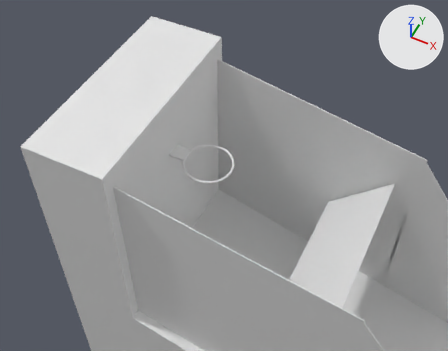
The COLLADA model games/basketball_shooting/assets/basketball_shooting_machine.dae as it was, and as the next commit left it.
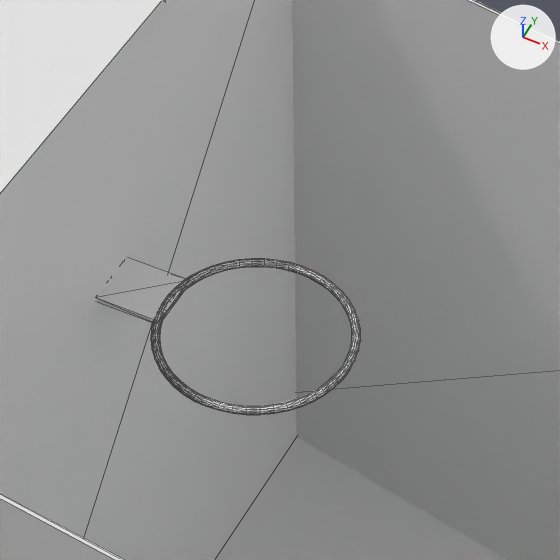
Old and new are each drawn from a 50 mm camera at (-0.054, -3.356, 7.725) aimed at (-1.725, -0.013, 3.547) and again close up on the part from 32% to 63% of the width and 23% to 63% of the height. Lighting does not change. The marker at upper right points along +X, +Y and +Z. The close-ups show mesh edges as thin lines. Where no turn or scale is listed for an object, it has been applied to the vertices.
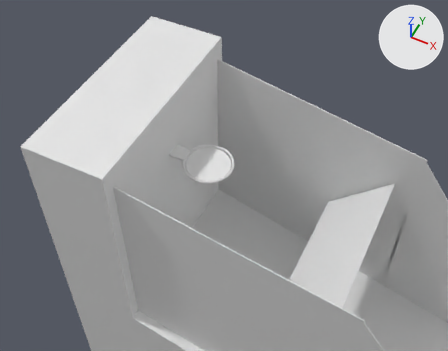
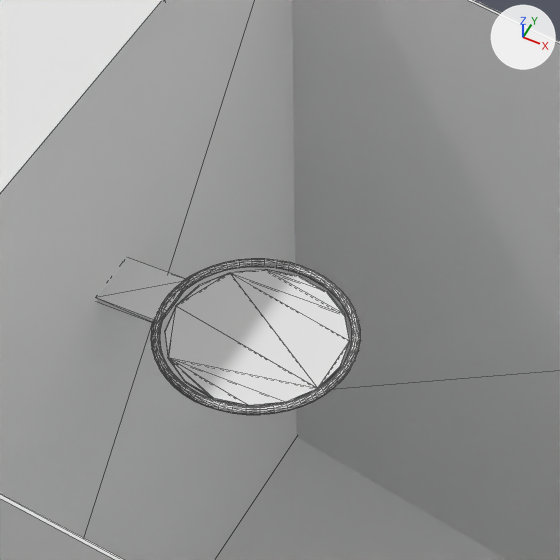
What the commit changed:
Mesh me_circle is new.
It is a 16-sided cylinder along z spanning x -0.207..0.207, y -0.207..0.207, z 0.0..0.004.
Object 'trigger_score_area' (ob_trigger_score_area) is new; it shows me_circle.
Its location is (-1.883, -0.006, 3.613).

Boxes [x1, y1, x2, y2] around the edits, measured in the close-ups (560 x 560 px):
'trigger_score_area', added
    after: [165, 270, 350, 406]
